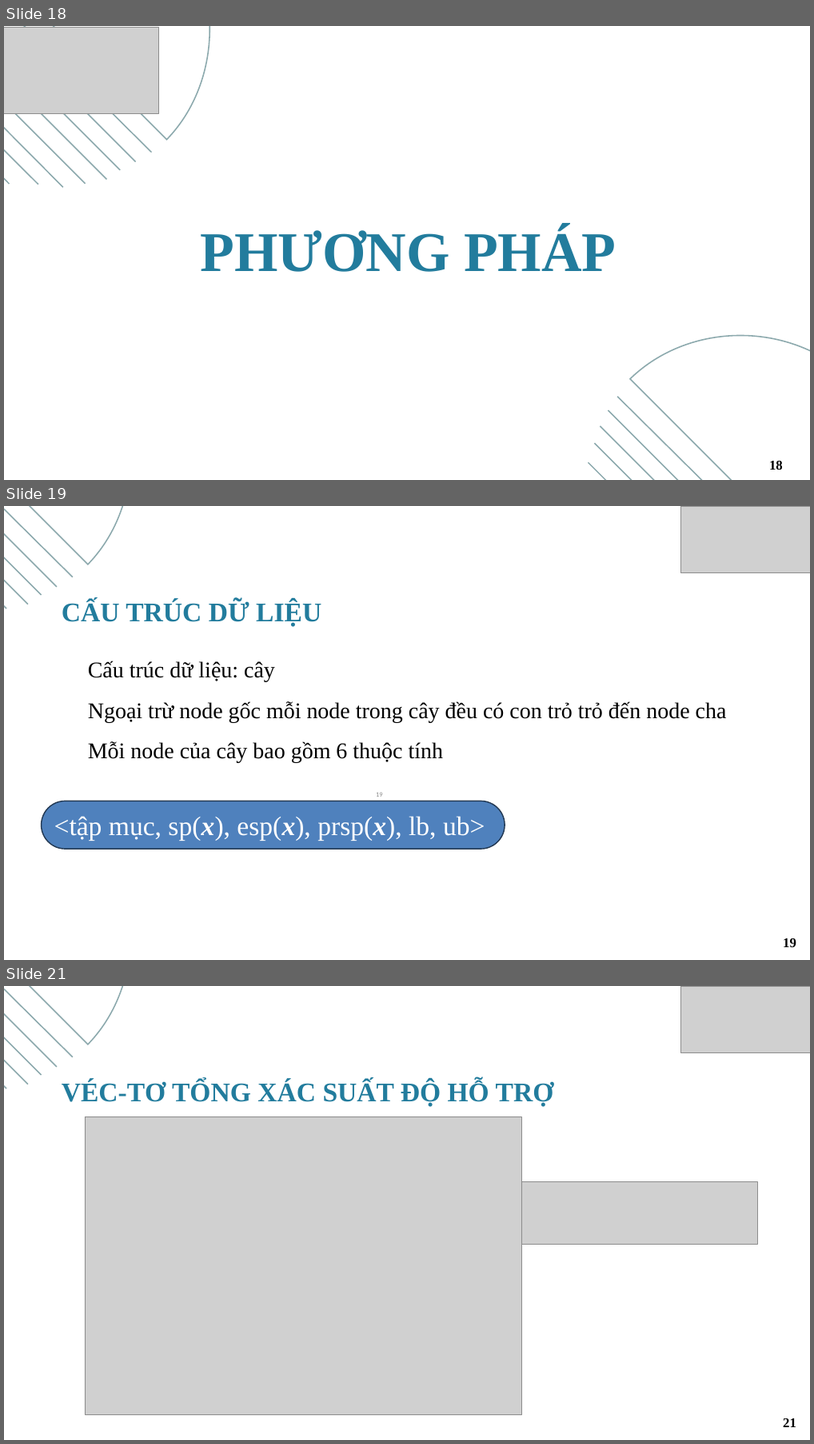
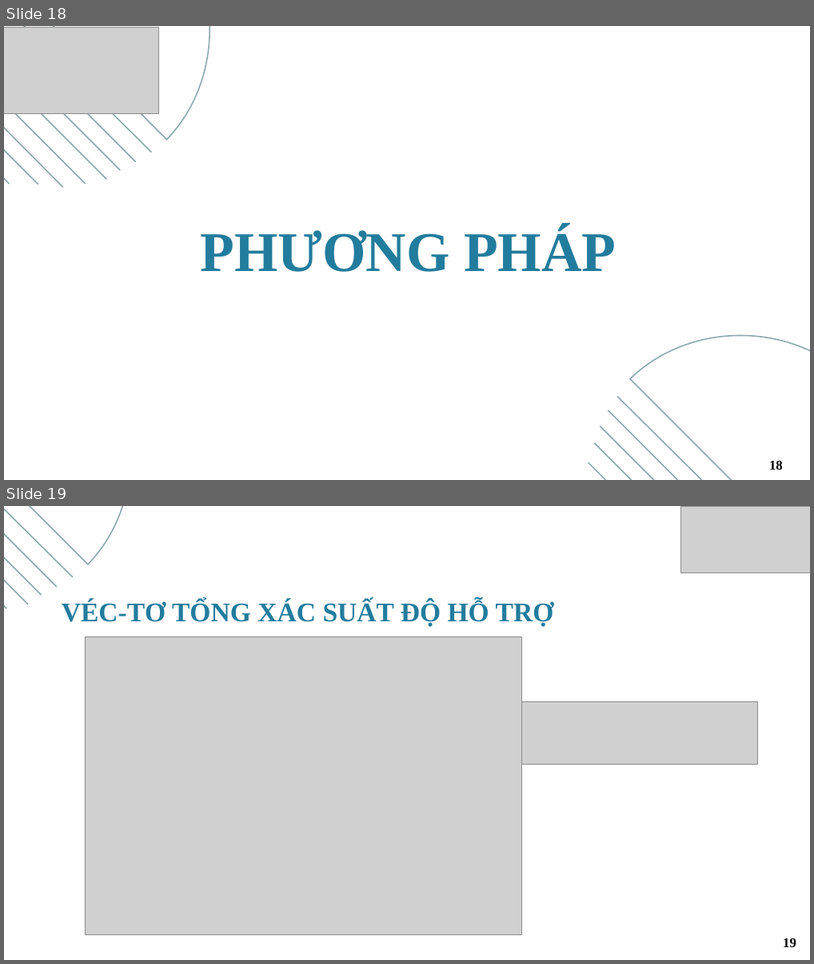
Before and after one commit to AceGnuh/khoa-luan, a slide deck: report/CD.8_NguyenChiThien_52000052.pptx. Shown one above the other, each under a label of ours: slides 18, 19 and 21 before the commit, slides 18 and 19 after it; the slides between them are not shown. The pictures are 814x1444 and 814x964 pixels, drawn with LibreOffice and Linux fonts; fonts in the diff are those of the drawing; grey boxes stand for pictures. Boxes give left, top, right and bottom in pixels: in the first picture for what was removed or moved away, otherwise in the second. Text is boxed around its words. In the diff, an @@ line names an element or a change of style, - is before the commit and + after.

```diff
--- a/report/CD.8_NguyenChiThien_52000052.pptx
+++ b/report/CD.8_NguyenChiThien_52000052.pptx
@@ slide 19 removed at (4,506,810,960), background #FFFFFF @@
@@ freeform shape removed at (4,506,199,564) @@
@@ line removed from (4, 506) to (73, 577) @@
@@ line removed from (4, 506) to (57, 587) @@
@@ line removed from (4, 506) to (41, 595) @@
@@ line removed from (4, 506) to (28, 604) @@
@@ line removed from (4, 506) to (6, 608) @@
@@ picture removed at (682,506,810,573) @@
@@ text removed at (62,600,322,627) @@
-CẤU TRÚC DỮ LIỆU
@@ text removed at (88,660,727,763) @@
-Cấu trúc dữ liệu: cây
-Ngoại trừ node gốc mỗi node trong cây đều có con trỏ trỏ đến node cha
-Mỗi node của cây bao gồm 6 thuộc tính
@@ page number removed at (376,792,382,796) @@
-19
@@ rounded rectangle removed at (41,800,505,848) @@
-<tập mục, sp(x), esp(x), prsp(x), lb, ub>
@@ page number removed at (783,938,797,947) @@
-19
@@ what was slide 21 is now slide 19 @@
@@ page number at (783,938,797,947): text changed @@
-21
+19
```
Also in this commit, not shown: 7 slides changed, 4 slides added, 14 other slides removed.
